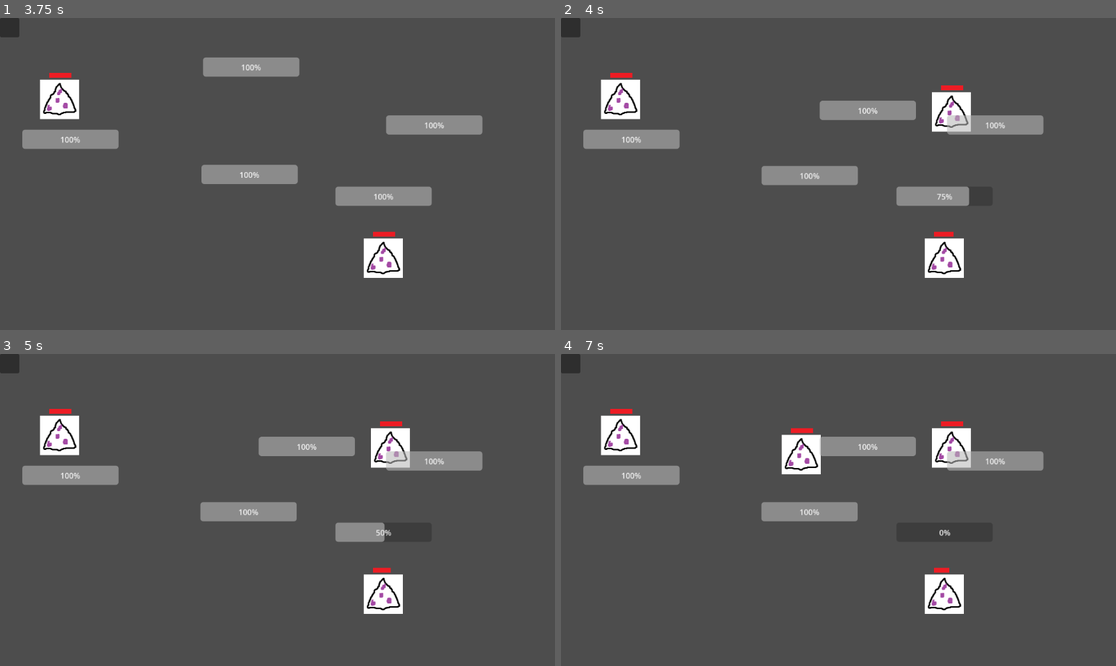
Above: before the commit, frames 1-4 (two rows, left to right).
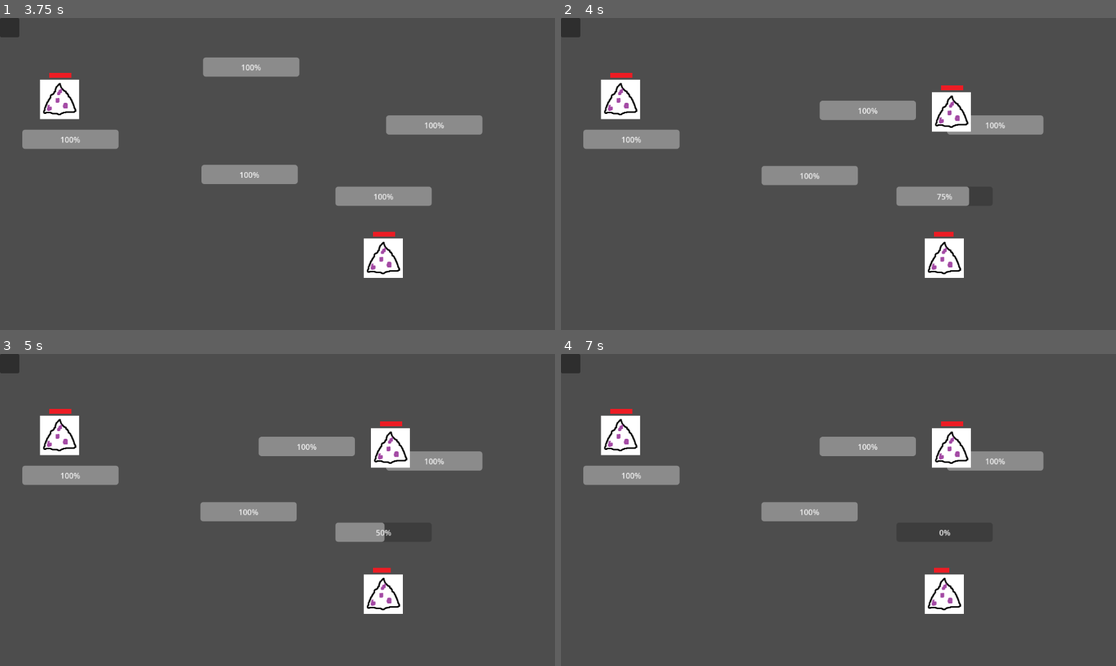
Above: after the commit, the same moments.

Repository: garipdk/LesAstrochats
Game: Godot game, scene res://scenes/Meteorite.tscn
Same seed, same stepped clock (60 frames per second), same inputs: the game is played once before the commit and once after it.
Inputs (mouse positions are in pixels of both pictures, inside the frame that each line leads up to):
- Up to frame 1 (3.75 s): tap Enter at 0.5, 3.5 s; drag from (421, 67) to (333, 105) at 0.52 s; drag from (66, 99) to (249, 236) at 1.27 s; move the mouse to (72, 202) at 2.02 s; click (72, 202) at 2.17 s; tap Space at 2.75 s; drag from (294, 155) to (382, 258) at 2.77 s; drag from (222, 108) to (305, 174) at 3.52 s
- Up to frame 2 (4 s): no input
- Up to frame 3 (5 s): tap Space at 4.25 s; drag from (111, 463) to (194, 432) at 4.27 s
- Up to frame 4 (7 s): move the mouse to (866, 510) at 5.02 s; click (866, 510) at 5.17 s; tap Enter at 5.75 s; drag from (755, 432) to (727, 525) at 5.77 s; tap Space at 6.5 s; move the mouse to (960, 494) at 6.52 s; click (960, 494) at 6.67 s

Frame 1 is identical in both runs. In frame 2, 0.2% of the frame differs, in the area x 69-74%, y 31-37%; in frame 3, 0.2%; in frame 4, 1.2%, in the area x 39-74%, y 23-39%.

Commit message:
Update

Diff:
--- a/scenes/MineralSpawner.gd
+++ b/scenes/MineralSpawner.gd
@@ -1,5 +1,9 @@
 extends Node2D
 
+@export var spawnTimer:float = 1.0
+@export var maxNumberOfMineral:int = 3
+
+var numberOfMinerals:int = 0
 
 # Called when the node enters the scene tree for the first time.
 func _ready():
@@ -15,24 +19,32 @@
 	var numberOfNodes = get_node("SpawnPosList").get_child_count()
 	var nodeNumber = int(randf() * numberOfNodes)
 
-	if get_node("Mineral" + str(nodeNumber)) == null :
+	if $Minerals.get_child_count() < maxNumberOfMineral:
 
-		var random = RandomNumberGenerator.new()
-		random.randomize()
-		var isBig:bool = randf() > .5
+		if get_node("Minerals/Mineral" + str(nodeNumber)) == null :
 
-		var mineral = preload("res://scenes/Mineral.tscn")
-		var newMineral = mineral.instantiate()
-		newMineral._initMineral(isBig)
-		add_child(newMineral)
+			var random = RandomNumberGenerator.new()
+			random.randomize()
+			var isBig:bool = randf() > .5
 
-		var randomSpawner = get_node("SpawnPosList/SpawnPos" + str(nodeNumber))
+			var mineral = preload("res://scenes/Mineral.tscn")
+			var newMineral = mineral.instantiate()
+			newMineral._initMineral(isBig)
 
+			var randomSpawner = get_node("SpawnPosList/SpawnPos" + str(nodeNumber))
 
-		newMineral.position = randomSpawner.position;
-		newMineral.name = "Mineral" + str(nodeNumber)
+			get_node("Minerals").add_child(newMineral)
+			#$Minerals.add_child(newMineral)
+
+			newMineral.position = randomSpawner.position;
+			newMineral.name = "Mineral" + str(nodeNumber)
 
 func _onTimeOut():
 	_spawnMineral()
 
 	pass
+
+
+func _on_timer_ready():
+	$Timer.wait_time = spawnTimer;
+	pass # Replace with function body.
--- a/scenes/mineral_spawner.tscn
+++ b/scenes/mineral_spawner.tscn
@@ -33,4 +33,7 @@
 [node name="SpawnPos0" type="Node2D" parent="SpawnPosList"]
 position = Vector2(502, 454)
 
+[node name="Minerals" type="Node" parent="."]
+
+[connection signal="ready" from="Timer" to="." method="_on_timer_ready"]
 [connection signal="timeout" from="Timer" to="." method="_onTimeOut"]
